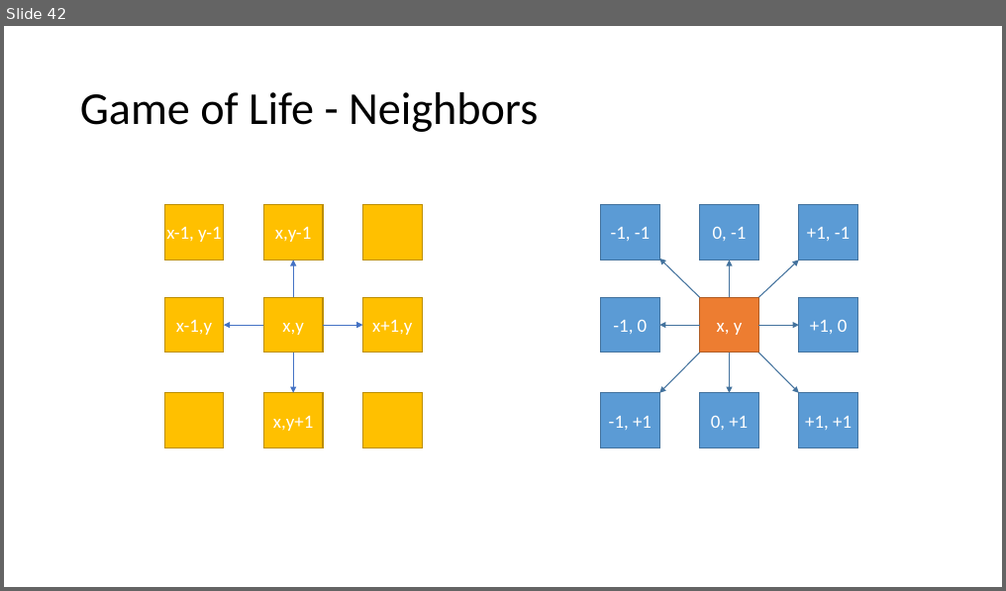
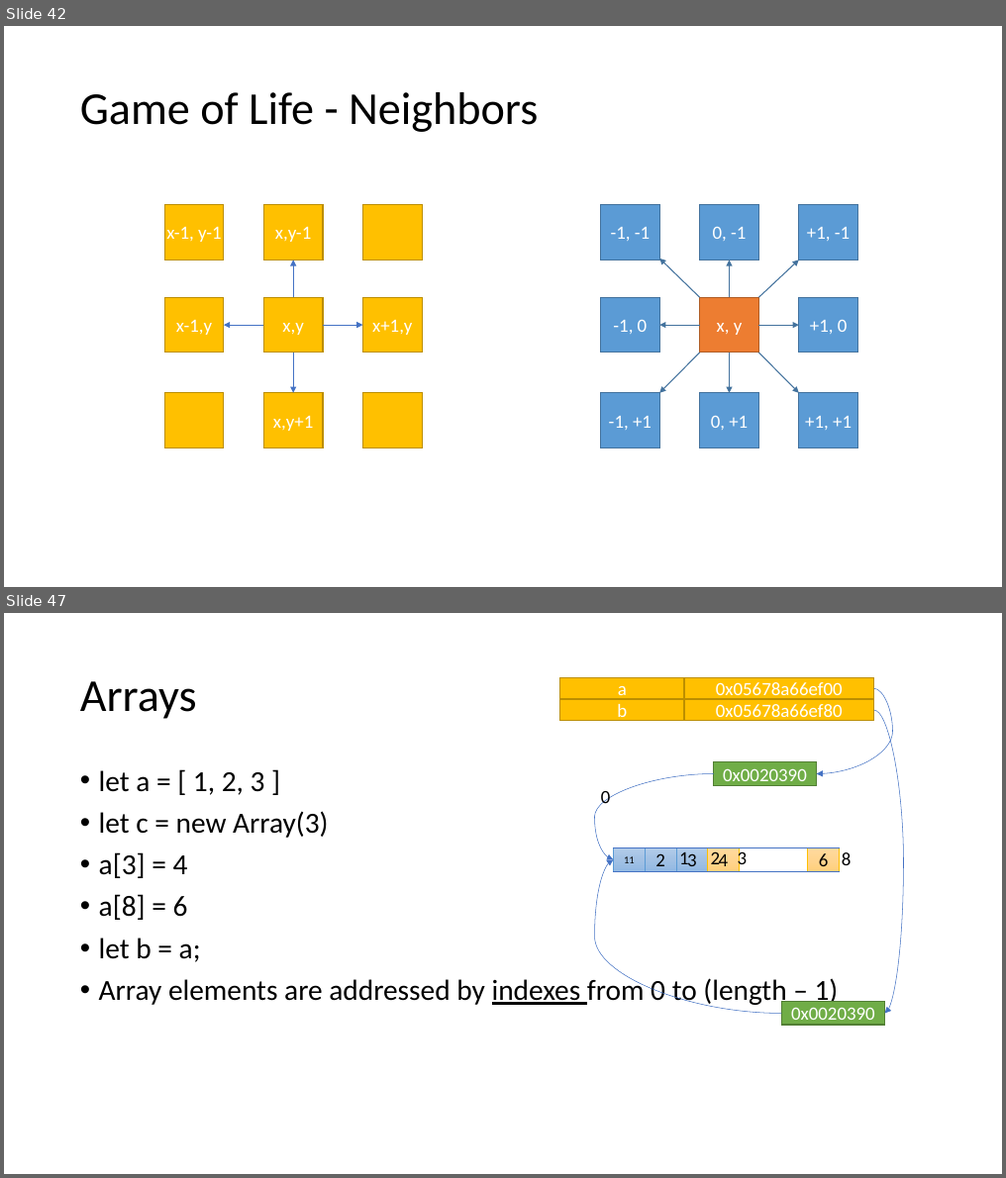
Before and after one commit to brianwhu/fun-in-js, a slide deck: documents/DataStructures.pptx. Shown one above the other, each under a label of ours: slide 42 before the commit, slides 42 and 47 after it; the slides between them are not shown. The pictures are 1006x591 and 1006x1178 pixels, drawn with LibreOffice and Linux fonts; fonts in the diff are those of the drawing. Boxes give left, top, right and bottom in pixels: in the first picture for what was removed or moved away, otherwise in the second. Text is boxed around its words. In the diff, an @@ line names an element or a change of style, - is before the commit and + after.

```diff
--- a/documents/DataStructures.pptx
+++ b/documents/DataStructures.pptx
@@ slide 47 added at [4,613,1002,1174], background #FFFFFF @@
@@ title added at [80,681,197,719], 44 pt, text #000000 @@
+Arrays
@@ rectangle added at [560,678,684,699], fill #FFC000, outline #BD8E00 1 pt, 18 pt, text #FFFFFF @@
+a
@@ rectangle added at [560,700,684,721], fill #FFC000, outline #BD8E00 1 pt, 18 pt, text #FFFFFF @@
+b
@@ rectangle added at [684,678,874,699], fill #FFC000, outline #BD8E00 1 pt, 18 pt, text #FFFFFF @@
+0x05678a66ef00
@@ rectangle added at [684,700,874,721], fill #FFC000, outline #BD8E00 1 pt, 18 pt, text #FFFFFF @@
+0x05678a66ef80
@@ curved arrow added from (874, 688) to (817, 774), #4472C4 0.5 pt @@
@@ curved arrow added from (874, 710) to (885, 1014), #4472C4 0.5 pt @@
@@ text added at [99,770,839,1007], 28 pt, text #000000 @@
+• let a = [ 1, 2, 3 ]
+• let c = new Array(3)
+• a[3] = 4
+• a[8] = 6
+• let b = a;
+• Array elements are addressed by indexes from 0 to (length – 1)
@@ curved arrow added from (714, 774) to (614, 861), #4472C4 0.5 pt @@
@@ rectangle added at [714,762,817,786], fill #70AD47, outline #538035 1 pt, 18 pt, text #FFFFFF @@
+0x0020390
@@ rectangle added at [614,848,645,871], fill gradient #B1CBE9 to #A3C1E5 to #93B9E4, outline #5B9BD5 0.5 pt, 10 pt, text #000000 @@
+11
@@ line added from (614, 848) to (840, 848), #4472C4 0.5 pt @@
@@ rectangle added at [645,848,676,871], fill gradient #B1CBE9 to #A3C1E5 to #93B9E4, outline #5B9BD5 0.5 pt, 18 pt, text #000000 @@
+2
@@ rectangle added at [676,848,708,871], fill gradient #B1CBE9 to #A3C1E5 to #93B9E4, outline #5B9BD5 0.5 pt, 18 pt, text #000000 @@
+3
@@ rectangle added at [708,848,740,871], fill gradient #FFDB9E to #FFD590 to #FFD07C, outline #FFC000 0.5 pt, 18 pt, text #000000 @@
+4
@@ rectangle added at [808,848,840,871], fill gradient #FFDB9E to #FFD590 to #FFD07C, outline #FFC000 0.5 pt, 18 pt, text #000000 @@
+6
@@ curved arrow added from (782, 1014) to (614, 861), #4472C4 0.5 pt @@
@@ line added from (614, 871) to (840, 871), #4472C4 0.5 pt @@
@@ text added at [679,853,689,865], 18 pt, text #000000 @@
+1
@@ text added at [687,854,697,872], 18 pt, text #000000 @@
+3
@@ text added at [711,852,721,864], 18 pt, text #000000 @@
+2
@@ text added at [842,853,851,865], 18 pt, text #000000 @@
+8
@@ text added at [650,981,665,1001], 18 pt, text #000000 @@
+0
@@ rectangle added at [782,1002,885,1026], fill #70AD47, outline #538035 1 pt, 18 pt, text #FFFFFF @@
+0x0020390
```
Also in this commit, not shown: 11 other slides added, 7 other files.
